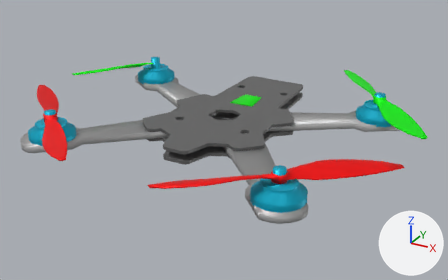
A saved change to the glTF model frontend/models/quad_x.gltf.
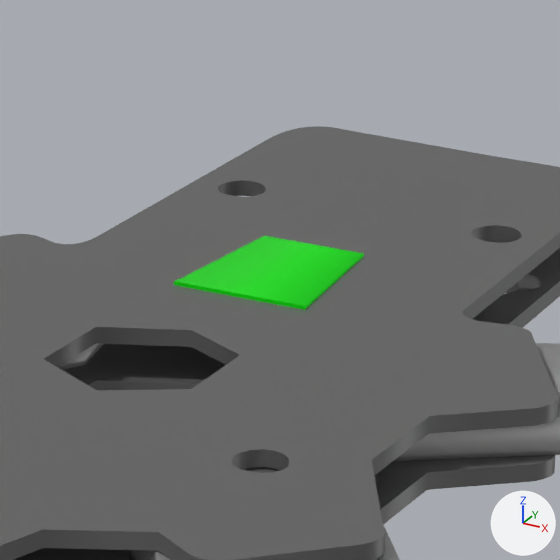
The first picture shows the older version from a camera (50 mm lens) standing at (5.9, -10.67, 4.91) and looking at (0.27, -0.43, -0.21). The close-ups show the older and then the newer version on the part from 45% to 66% of the width and 20% to 53% of the height of that picture. Only the edits that show in the close-ups are written down. The lights are fixed; the arrows at lower right show +X, +Y and +Z. Where no turn or scale is listed for an object, it has been applied to the vertices. Vertices at exactly the same position are counted once.

The older version as bpy lines, for what is in view:
```python
me_body_part_1 = bpy.data.meshes.new('body_part_1')
me_body_part_1.from_pydata(...)  # 174 vertices, 344 faces; spans x 0.45..3.41, y 0.05..2.14, z -0.07..0.07
me_body_part_1.materials.append(mat_material_003)
me_body_part_5 = bpy.data.meshes.new('body_part_5')
me_body_part_5.from_pydata(...)  # 964 vertices, 1944 faces; spans x -1.36..1.45, y -1.94..2.72, z 0.07..0.14
me_body_part_5.materials.append(mat_material_001)
me_heading_arrow = bpy.data.meshes.new('heading_arrow')
me_heading_arrow.from_pydata(...)  # 1090 vertices, 2168 faces; spans x -0.23..0.308, y 0.751..1.375, z 0.129..0.152
me_heading_arrow.materials.append(mat_material_002)
ob_body_part_1 = bpy.data.objects.new('body_part_1', me_body_part_1)
ob_body_part_1.location = (0.0, 0.0, 0.0)
ob_body_part_5 = bpy.data.objects.new('body_part_5', me_body_part_5)
ob_body_part_5.location = (0.0, 0.0, 0.0)
ob_heading_arrow = bpy.data.objects.new('heading_arrow', me_heading_arrow)
ob_heading_arrow.location = (0.0, 0.0, 0.0)
# also in view: 'body_part_7' at (0.04, 0.39, -0.1); 'body_part_4' at (-0.2, -0.51, 0.0)
```
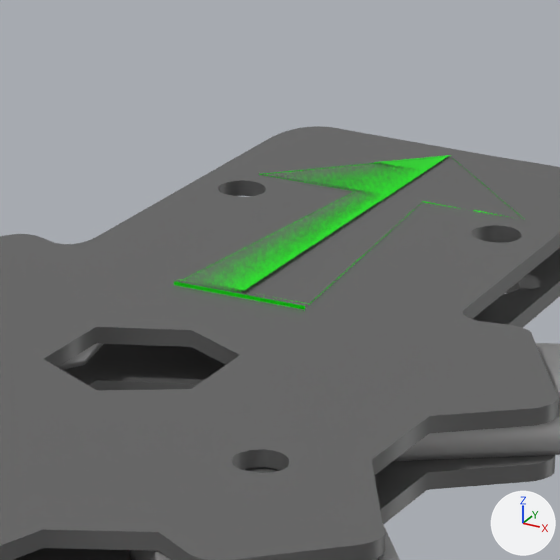
Where the newer file only moved an object's origin or applied its transform, the numbers keep the older frame.

Pixel boxes (x1, y1, x2, y2) of what changed, in the close-ups (560 x 560 px):
'heading_arrow', reshaped (84% wider, 108% taller)
    before: (174, 236, 364, 310)
    after: (174, 155, 525, 310)
part 1 of me_heading_arrow, added
    after: (259, 155, 525, 255)
part 2 of me_heading_arrow, deleted
    before: (175, 279, 308, 309)

The change, as a list of edits to the scene's bpy script:
```text
Change me_heading_arrow:
    used by ob_heading_arrow; location = (0.0, 0.0, 0.0)
    remove me_heading_arrow.from_pydata(...)  # 1090 vertices, 2168 faces; spans x -0.23..0.308, y 0.751..1.375, z 0.129..0.152
    add me_heading_arrow.from_pydata(...)  # 3234 vertices, 2166 faces; spans x -0.535..0.613, y 0.751..2.603, z 0.129..0.152
    me_heading_arrow part 1: 2162 vertices added at x -0.535..0.613, y 1.375..2.603, z 0.131..0.147
    me_heading_arrow part 2: 18 vertices removed from x -0.23..0.308, y 0.756..0.79, z 0.129..0.152
```
